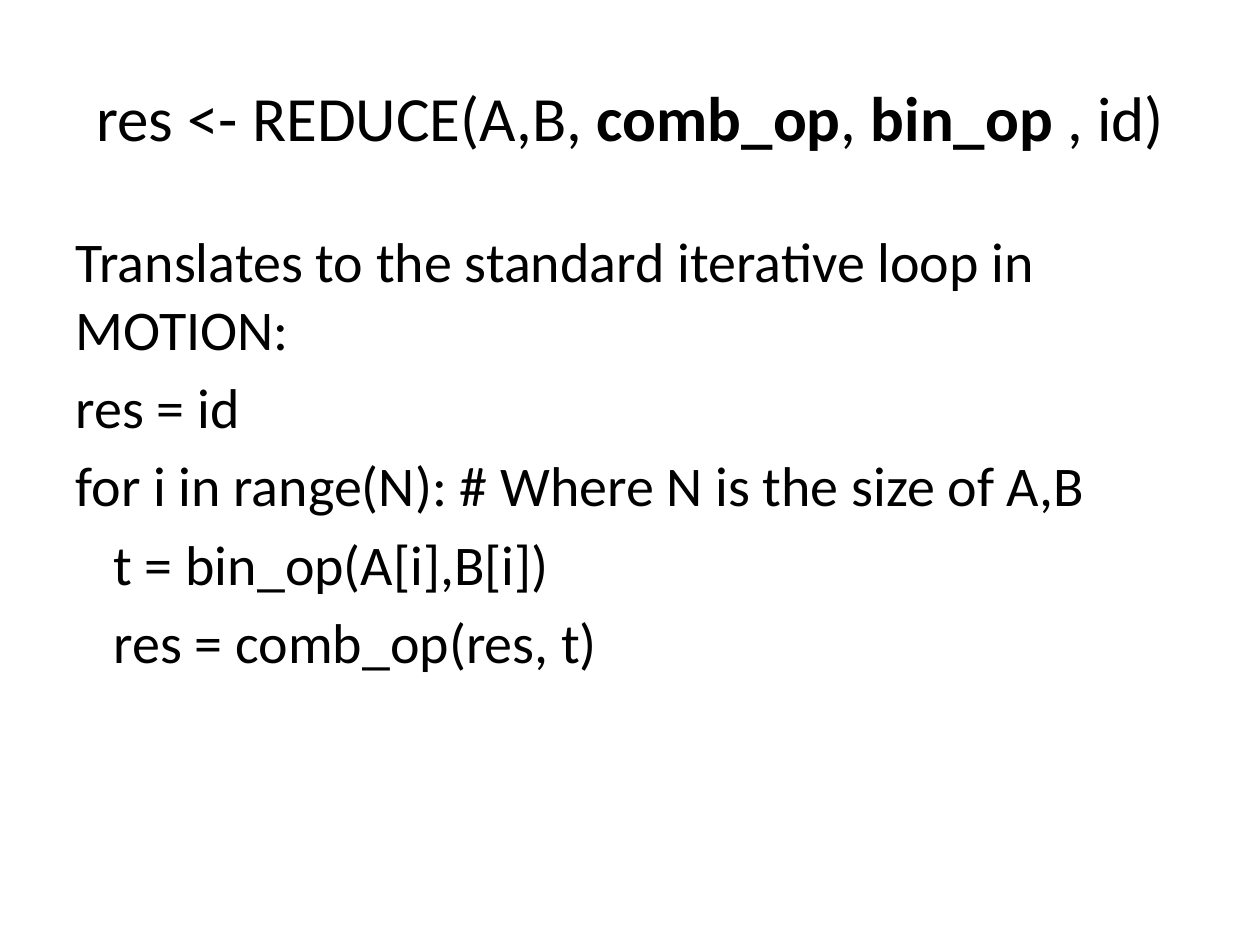
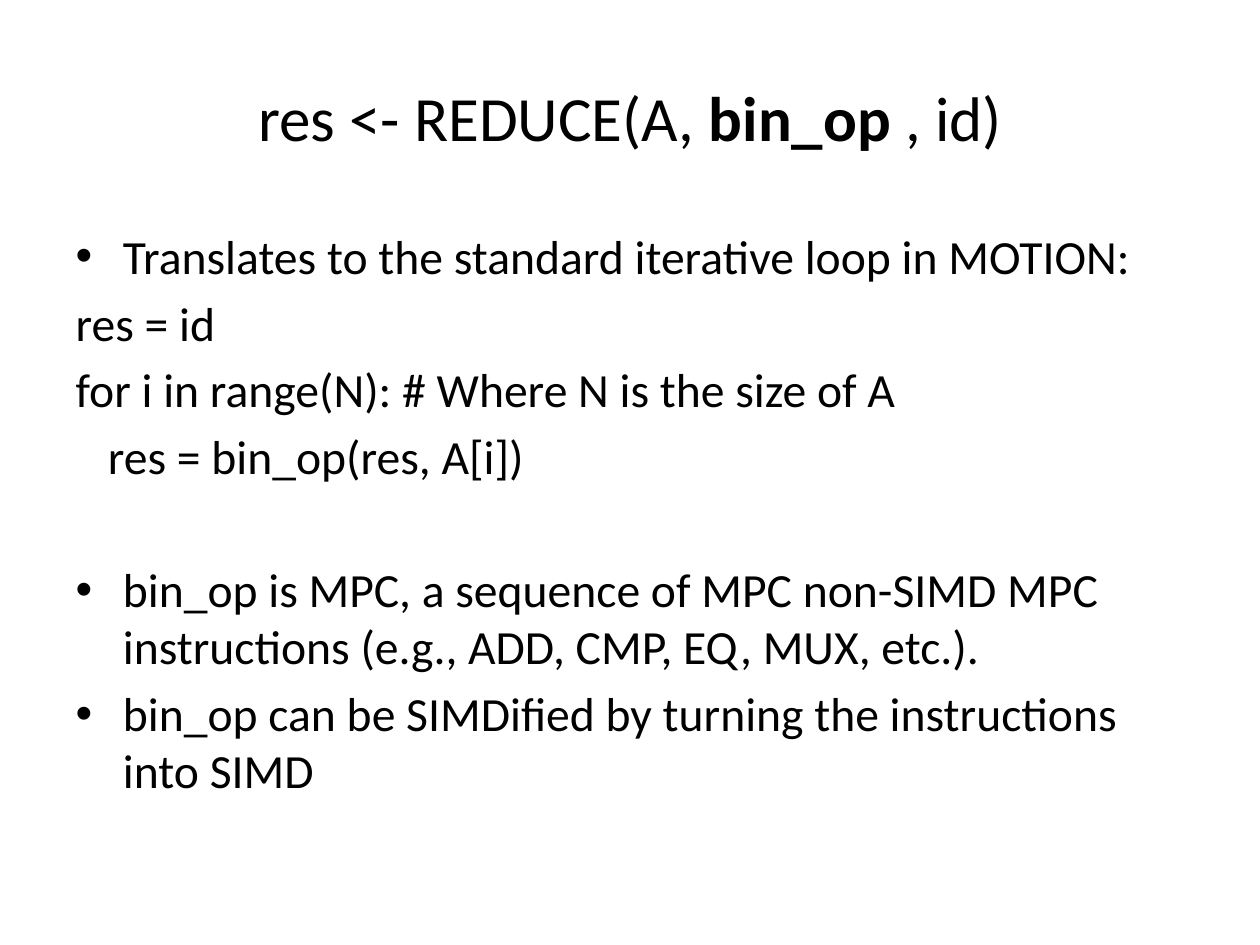
Before and after one commit to milana2/ParallelizationForMPC, a slide deck: slide 10 of MPC_Compiler_Misc_Notes.pptx. Drawn at 1260x945 pixels with LibreOffice and Linux fonts; fonts in the diff are those of the drawing. Boxes give left, top, right and bottom in pixels: in the first picture for what was removed or moved away, otherwise in the second. Text is boxed around its words. In the diff, an @@ line names an element or a change of style, - is before the commit and + after.

```diff
--- a/MPC_Compiler_Misc_Notes.pptx
+++ b/MPC_Compiler_Misc_Notes.pptx
@@ title at (258, 95, 1002, 151): text changed @@
-res <- REDUCE(A,B, comb_op, bin_op , id)
+res <- REDUCE(A, bin_op , id)
@@ text at (76, 241, 1129, 342): size 32 to 27.2 pt in "Translates to the standard iterative loop in ...", "res = id"; bullet none to • @@
@@ text at (76, 372, 1117, 789): text changed; size 32 to 27.2 pt @@
-for i in range(N): # Where N is the size of A,B
-t = bin_op(A[i],B[i])
-res = comb_op(res, t)
+for i in range(N): # Where N is the size of A
+res = bin_op(res, A[i])
+• bin_op is MPC, a sequence of MPC non-SIMD MPC instructions (e.g., ADD, CMP, EQ, MUX, etc.).
+• bin_op can be SIMDified by turning the instructions into SIMD
```
Also in this commit, not shown: 2 other slides changed, 1 slide added.
